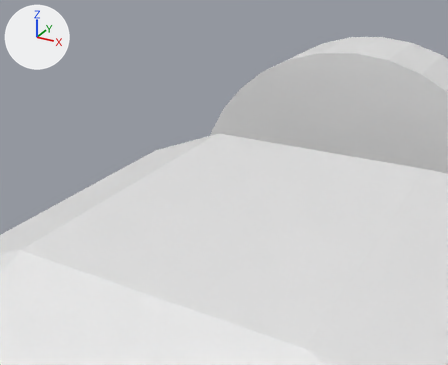
An edit to the Blender file urdftest.blend, drawn before and after from the same camera.
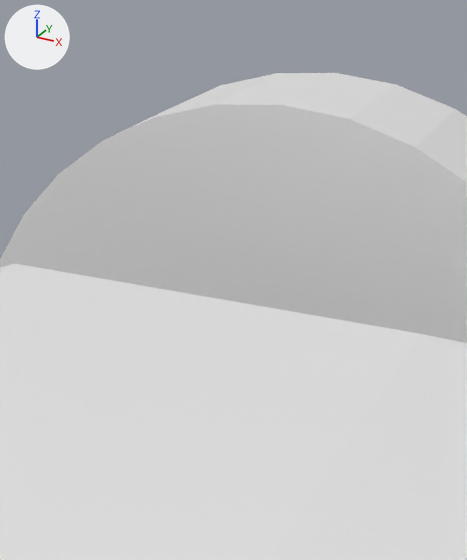
Each version is shown from a 50 mm camera at (0.544, -1.802, 1.143) aimed at (-0.261, -0.339, 0.411), then close up on the part from 47% to 100% of the width and 0% to 78% of the height. Arrows for +X, +Y and +Z are at upper left; the lights stay in place. Objects named as collision shapes, trigger or cutter boxes, shadow casters or lower levels of detail are left out.

Script lines for the objects in view, before the commit:
```python
me_cube = bpy.data.meshes.new('Cube')
me_cube.from_pydata(...)  # 24 vertices, 44 faces; spans x -1.19..1.79, y -1.05..1.0, z -0.65..0.21
me_cube.materials.append(mat_material)  # white #e7e7e7
me_cube_001 = bpy.data.meshes.new('Cube.001')
me_cube_001.from_pydata(...)  # 128 vertices, 98 faces; spans x -1.0..1.0, y -1.0..1.0, z -0.39..0.17
me_cube_001.materials.append(mat_material)  # white #e7e7e7
ob_cube = bpy.data.objects.new('Cube', me_cube)
ob_cube.location = (0.0, 0.0, 0.0)
ob_cube_001 = bpy.data.objects.new('Cube.001', me_cube_001)
ob_cube_001.location = (-0.496, 1.979, -0.59)
ob_cube_001.rotation_euler = (-1.571, 0.0, 0.0)  # degrees (-90, 0, 0)
```
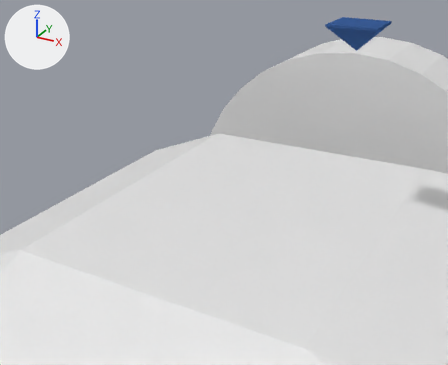
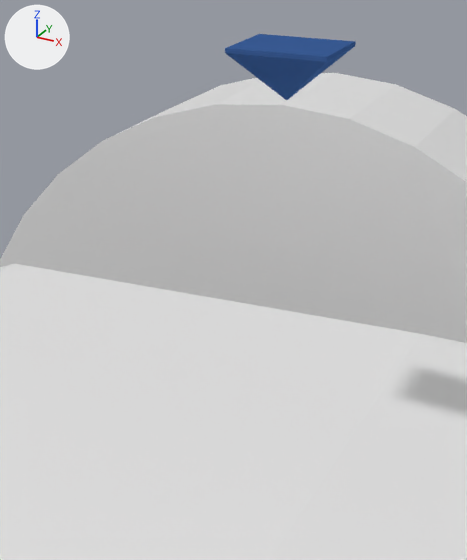
Pixel boxes [x1, y1, x2, y2] of what changed, in the close-ups (467 x 560 px):
```json
{"object": "camera1", "change": "added", "after": [225, 34, 356, 100], "on screen": "blue"}
```

Scene script edits in JSON lines:
```json
{"op": "add", "block": "mat_blue", "code": ["mat_blue = diffuse_material('Blue')", "mat_blue.base_color = (0.0423, 0.107, 0.305)  # blue #3a5c96"]}
{"op": "add", "block": "me_camera", "code": ["me_camera = bpy.data.meshes.new('Camera')", "me_camera.from_pydata([(0.0, 0.0, 0.0), (-0.375, 0.375, 0.409), (-0.375, -0.375, 0.409), (0.375, 0.375, 0.409), (0.375, -0.375, 0.409), (-0.375, 0.375, 0.375), (-0.375, -0.375, 0.375), (0.375, 0.375, 0.375), (0.375, -0.375, 0.375)], [], [(5, 6, 2, 1), (1, 2, 4, 3), (7, 8, 0), (5, 7, 0), (8, 6, 0), (4, 2, 6, 8), (1, 3, 7, 5), (3, 4, 8, 7), (0, 6, 5)])", "me_camera.materials.append(mat_blue)  # blue #3a5c96"]}
{"op": "add", "block": "ob_camera1", "code": ["ob_camera1 = bpy.data.objects.new('camera1', me_camera)", "ob_camera1.location = (0.0, 0.0, 0.761)", "ob_camera1.scale = (0.2, 0.2, 0.2)"]}
```
